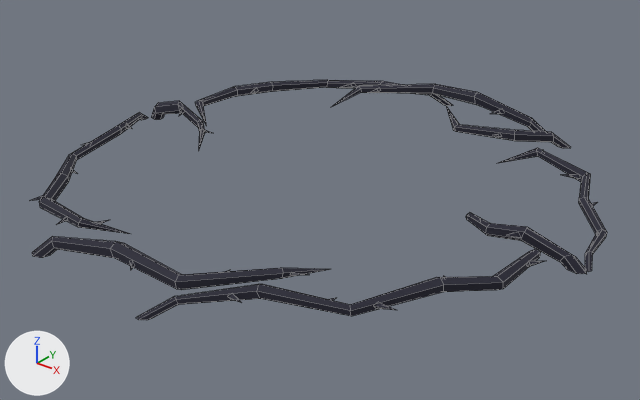
The FBX model Assets/Project/Art/Models/Stele_Affaiblissement.FBX as it was, and as the next commit left it.
Camera for both pictures: a 50 mm lens placed at (4.57, -5.76, 3.39), pointed at (0.07, -0.13, -0.11). The axes (+X, +Y, +Z) are drawn at lower left. The lights are the same throughout. Mesh edges are drawn as thin lines. Where no turn or scale is listed for an object, it has been applied to the vertices.

Script lines for the objects in view, before the commit:
```python
me_mesh = bpy.data.meshes.new('Mesh')
me_mesh.from_pydata(...)  # 485 vertices, 442 faces; spans x -2.56..2.56, y -2.54..2.54, z 0.0..0.38
me_mesh.materials.append(mat_02___default)  # dark blue #222232
ob_thorns = bpy.data.objects.new('Thorns', me_mesh)
ob_thorns.location = (0.0, 0.0, 0.0)
```
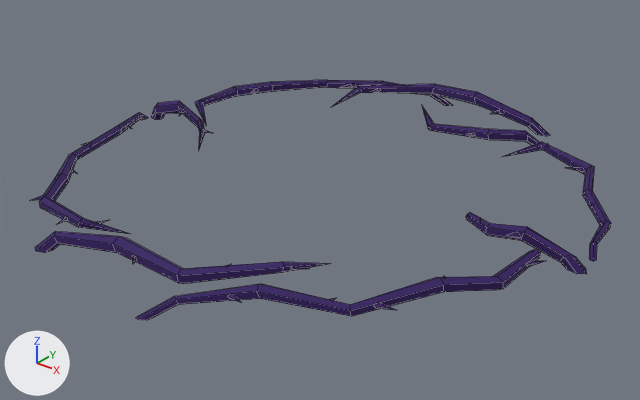
Where the change shows, as pixel boxes (x1, y1, x2, y2) in the pictures (640 x 400 px; the box of a moved part takes in the faces that stretch with it):
```json
{"object": "Thorns", "change": "reshaped", "before": [32, 80, 607, 320], "after": [32, 80, 611, 320]}
{"part": 1, "of": "me_mesh", "change": "moved or reshaped", "before": [499, 148, 607, 272], "after": [502, 142, 611, 261]}
{"part": 2, "of": "me_mesh", "change": "moved or reshaped", "before": [32, 236, 331, 290], "after": [35, 231, 327, 284]}
{"part": 3, "of": "me_mesh", "change": "moved or reshaped", "before": [130, 262, 134, 269], "after": [132, 256, 137, 264]}
{"part": 4, "of": "me_mesh", "change": "moved or reshaped", "before": [291, 272, 307, 276], "after": [291, 267, 307, 270]}
{"part": 5, "of": "me_mesh", "change": "moved or reshaped", "before": [563, 174, 579, 178], "after": [567, 167, 583, 171]}
{"part": 6, "of": "me_mesh", "change": "moved or reshaped", "before": [446, 106, 570, 148], "after": [421, 104, 540, 145]}
{"part": 7, "of": "me_mesh", "change": "recoloured", "before": [35, 80, 594, 320], "after": [35, 80, 594, 320], "on screen": "grey to purple"}
```

Scene script edits in JSON lines:
```json
{"op": "add", "block": "img_batiments_color_png", "code": ["img_batiments_color_png = load_image('Batiments_Color.png', '../../../PolygonVikings/Textures/Batiments_Color.png', 512, 512, 'sRGB')"]}
{"op": "add", "block": "mat_13___default", "code": ["mat_13___default = principled_material('13 - Default')", "mat_13___default.texture = img_batiments_color_png", "mat_13___default.roughness = 0.859"]}
{"block": "me_mesh", "where": "# used by ob_thorns; location = (0.0, 0.0, 0.0)"}
{"op": "remove", "block": "me_mesh", "code": "me_mesh.from_pydata(...)  # 485 vertices, 442 faces; spans x -2.56..2.56, y -2.54..2.54, z 0.0..0.38"}
{"op": "add", "block": "me_mesh", "code": "me_mesh.from_pydata(...)  # 485 vertices, 442 faces; spans x -2.56..2.55, y -2.54..2.54, z 0.0..0.38"}
{"block": "me_mesh", "change": "me_mesh part 1: the loose piece of 37 vertices spanning x 1.06..2.56, y -0.01..1.59, z 0.0..0.19 is moved by (-0.04, 0.17, 0.0), in mat_13___default (picture img_batiments_color_png)"}
{"block": "me_mesh", "change": "me_mesh part 2: the loose piece of 31 vertices spanning x -0.96..1.19, y -2.47..-1.4, z 0.0..0.32 is moved by (-0.05, 0.06, 0.0), in mat_13___default (picture img_batiments_color_png)"}
{"block": "me_mesh", "change": "me_mesh part 3: the loose piece of 5 vertices spanning x -0.02..0.08, y -2.31..-2.24, z 0.14..0.19 is moved by (-0.05, 0.06, 0.0), in mat_13___default (picture img_batiments_color_png)"}
{"block": "me_mesh", "change": "me_mesh part 4: the loose piece of 5 vertices spanning x 1.11..1.22, y -1.77..-1.69, z 0.25..0.27 is moved by (-0.05, 0.06, 0.0), in mat_13___default (picture img_batiments_color_png)"}
{"block": "me_mesh", "change": "me_mesh part 5: the loose piece of 5 vertices spanning x 1.71..1.87, y 1.27..1.35, z 0.09..0.13 is moved by (-0.04, 0.17, 0.0), in mat_13___default (picture img_batiments_color_png)"}
{"block": "me_mesh", "change": "me_mesh part 6: the loose piece of 25 vertices spanning x 0.11..1.41, y 1.63..2.22, z 0.0..0.24 is moved by (-0.21, -0.14, 0.0), in mat_13___default (picture img_batiments_color_png)"}
{"block": "me_mesh", "change": "me_mesh part 7: 316 faces spanning x -2.56..2.55, y -2.54..2.54, z 0.0..0.38 switch from mat_02___default (dark blue #222232) to mat_13___default (picture img_batiments_color_png)"}
```
